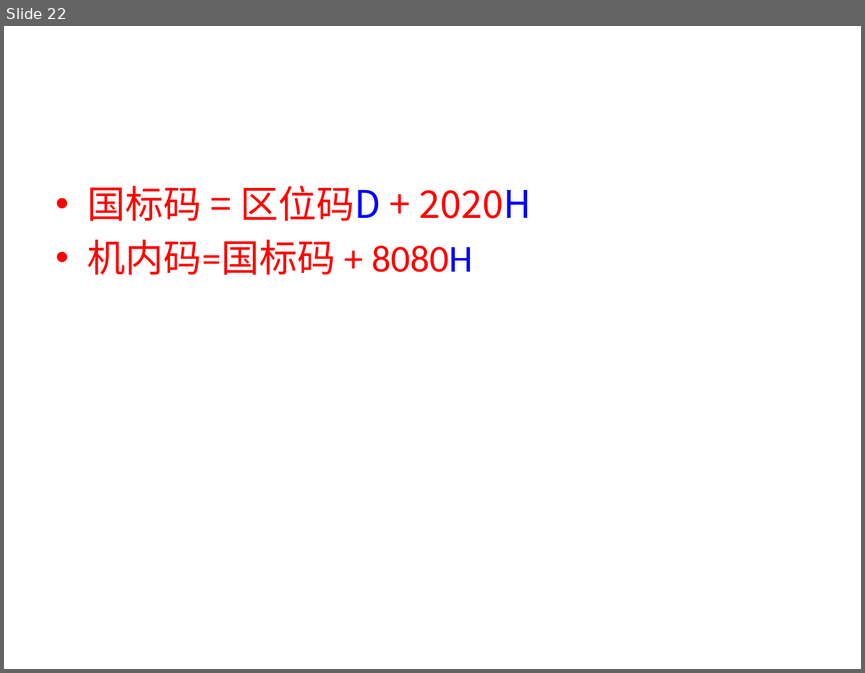
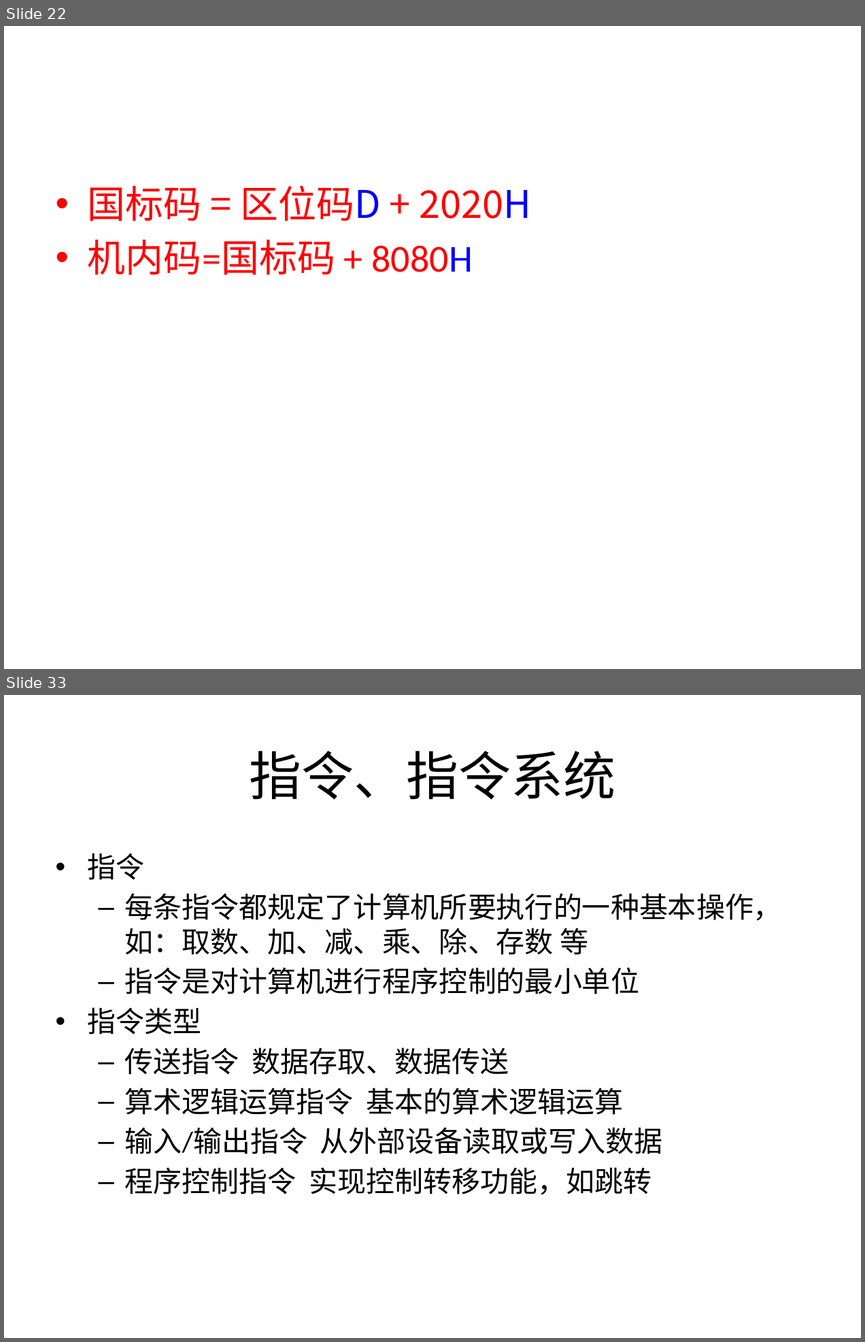
Before and after one commit to sans123wx/class, a slide deck: 计算机应用基础/第1章计算机基础/第1章复习.pptx. Shown one above the other, each under a label of ours: slide 22 before the commit, slides 22 and 33 after it; the slides between them are not shown. The pictures are 865x673 and 865x1342 pixels, drawn with LibreOffice and Linux fonts; fonts in the diff are those of the drawing. Boxes give left, top, right and bottom in pixels: in the first picture for what was removed or moved away, otherwise in the second. Text is boxed around its words. In the diff, an @@ line names an element or a change of style, - is before the commit and + after.

```diff
--- a/计算机应用基础/第1章计算机基础/第1章复习.pptx
+++ b/计算机应用基础/第1章计算机基础/第1章复习.pptx
@@ slide 33 added at <box>4,695,861,1338</box>, background #FFFFFF @@
@@ title added at <box>249,751,615,800</box>, 44 pt, text #000000 @@
+指令、指令系统
@@ text added at <box>88,853,782,1195</box>, 24 pt, text #000000 @@
+• 指令
+  – 每条指令都规定了计算机所要执行的一种基本操作，如：取数、加、减、乘、除、存数 等
+  – 指令是对计算机进行程序控制的最小单位
+• 指令类型
+  – 传送指令 数据存取、数据传送
+  – 算术逻辑运算指令 基本的算术逻辑运算
+  – 输入/输出指令 从外部设备读取或写入数据
+  – 程序控制指令 实现控制转移功能，如跳转
```
Also in this commit, not shown: 13 other slides added, 13 other files.
